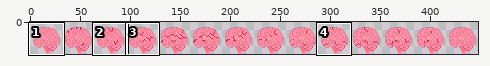
Sprite sheet: Protect the body/assets/sprites/organBrain.png. The first picture is a wide view before the edit; the outline marks the close-up.
Close-up. The starting point:
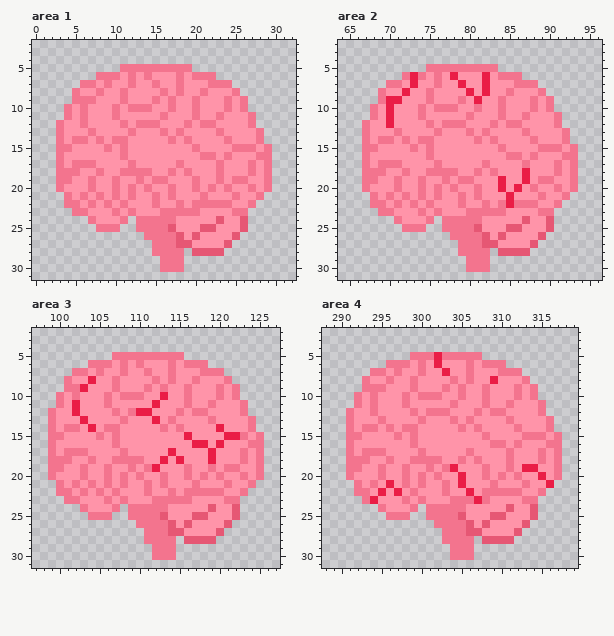
The file is 448x32 pixels. Shown: area 1: x 0..32, y 2..31; area 2: x 64..96, y 2..31; area 3: x 97..127, y 2..31; area 4: x 288..319, y 2..31. The commit also changed other parts of the picture, which this record leaves out.
New version:
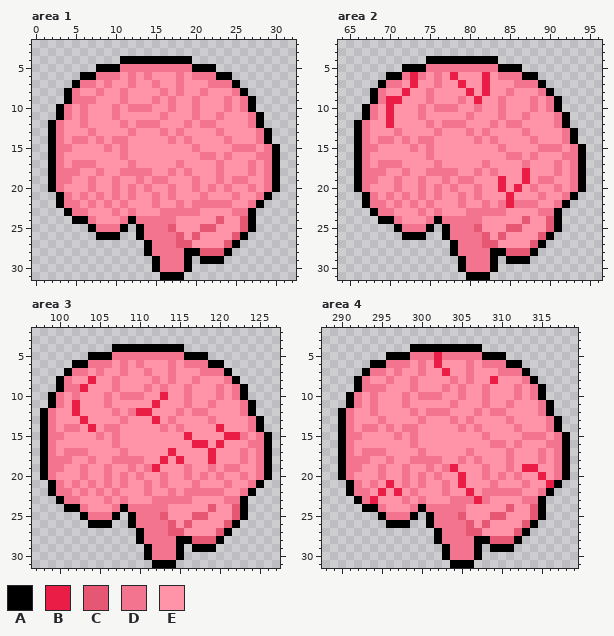
Palette (. is transparent): A #000000  B #ea1d46  C #e65774  D #f3748e  E #ff94a9
Difference:
Changed rows in their new state; - is an unchanged pixel.
Area 1:
first column x 2:
 4 ---------AAAAAAAAA-----------
 5 ------AAA---------AAA--------
 6 ----AA---------------AA------
 7 ---A-------------------A-----
 8 --A---------------------A----
 9 --A----------------------A---
10 -A-----------------------A---
11 -A------------------------A--
12 A-------------------------A--
13 A--------------------------A-
14 A--------------------------A-
15 A---------------------------A
16 A---------------------------A
17 A---------------------------A
18 A---------------------------A
19 A---------------------------A
20 A---------------------------A
21 -A-------------------------A-
22 -A------------------------A--
23 --A----------------------A---
24 ---AA-----A--------------A---
25 -----A---A-A-------------A---
26 ------AAA--A------------A----
27 ------------A----------A-----
28 ------------A----AA---A------
29 -------------A---A-AAA-------
30 -------------A---A-----------
31 --------------AAA------------
Area 2:
first column x 66:
 4 ---------AAAAAAAAA-----------
 5 ------AAA---------AAA--------
 6 ----AA---------------AA------
 7 ---A-------------------A-----
 8 --A---------------------A----
 9 --A----------------------A---
10 -A-----------------------A---
11 -A------------------------A--
12 A-------------------------A--
13 A--------------------------A-
14 A--------------------------A-
15 A---------------------------A
16 A---------------------------A
17 A---------------------------A
18 A---------------------------A
19 A---------------------------A
20 A---------------------------A
21 -A-------------------------A-
22 -A------------------------A--
23 --A----------------------A---
24 ---AA-----A--------------A---
25 -----A---A-A-------------A---
26 ------AAA--A------------A----
27 ------------A----------A-----
28 ------------A----AA---A------
29 -------------A---A-AAA-------
30 -------------A---A-----------
31 --------------AAA------------
Area 3:
first column x 98:
 4 ---------AAAAAAAAA-----------
 5 ------AAA---------AAA--------
 6 ----AA---------------AA------
 7 ---A-------------------A-----
 8 --A---------------------A----
 9 --A----------------------A---
10 -A-----------------------A---
11 -A------------------------A--
12 A-------------------------A--
13 A--------------------------A-
14 A--------------------------A-
15 A---------------------------A
16 A---------------------------A
17 A---------------------------A
18 A---------------------------A
19 A---------------------------A
20 A---------------------------A
21 -A-------------------------A-
22 -A------------------------A--
23 --A----------------------A---
24 ---AA-----A--------------A---
25 -----A---A-A-------------A---
26 ------AAA--A------------A----
27 ------------A----------A-----
28 ------------A----AA---A------
29 -------------A---A-AAA-------
30 -------------A---A-----------
31 --------------AAA------------
Area 4:
first column x 290:
 4 ---------AAAAAAAAA-----------
 5 ------AAA---------AAA--------
 6 ----AA---------------AA------
 7 ---A-------------------A-----
 8 --A---------------------A----
 9 --A----------------------A---
10 -A-----------------------A---
11 -A------------------------A--
12 A-------------------------A--
13 A--------------------------A-
14 A--------------------------A-
15 A---------------------------A
16 A---------------------------A
17 A---------------------------A
18 A---------------------------A
19 A---------------------------A
20 A---------------------------A
21 -A-------------------------A-
22 -A------------------------A--
23 --A----------------------A---
24 ---AA-----A--------------A---
25 -----A---A-A-------------A---
26 ------AAA--A------------A----
27 ------------A----------A-----
28 ------------A----AA---A------
29 -------------A---A-AAA-------
30 -------------A---A-----------
31 --------------AAA------------
